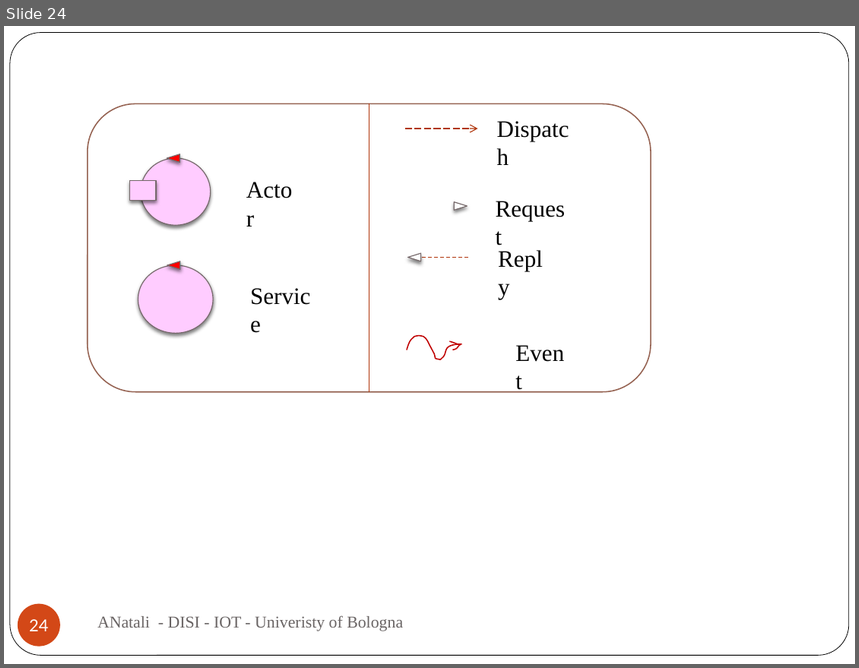
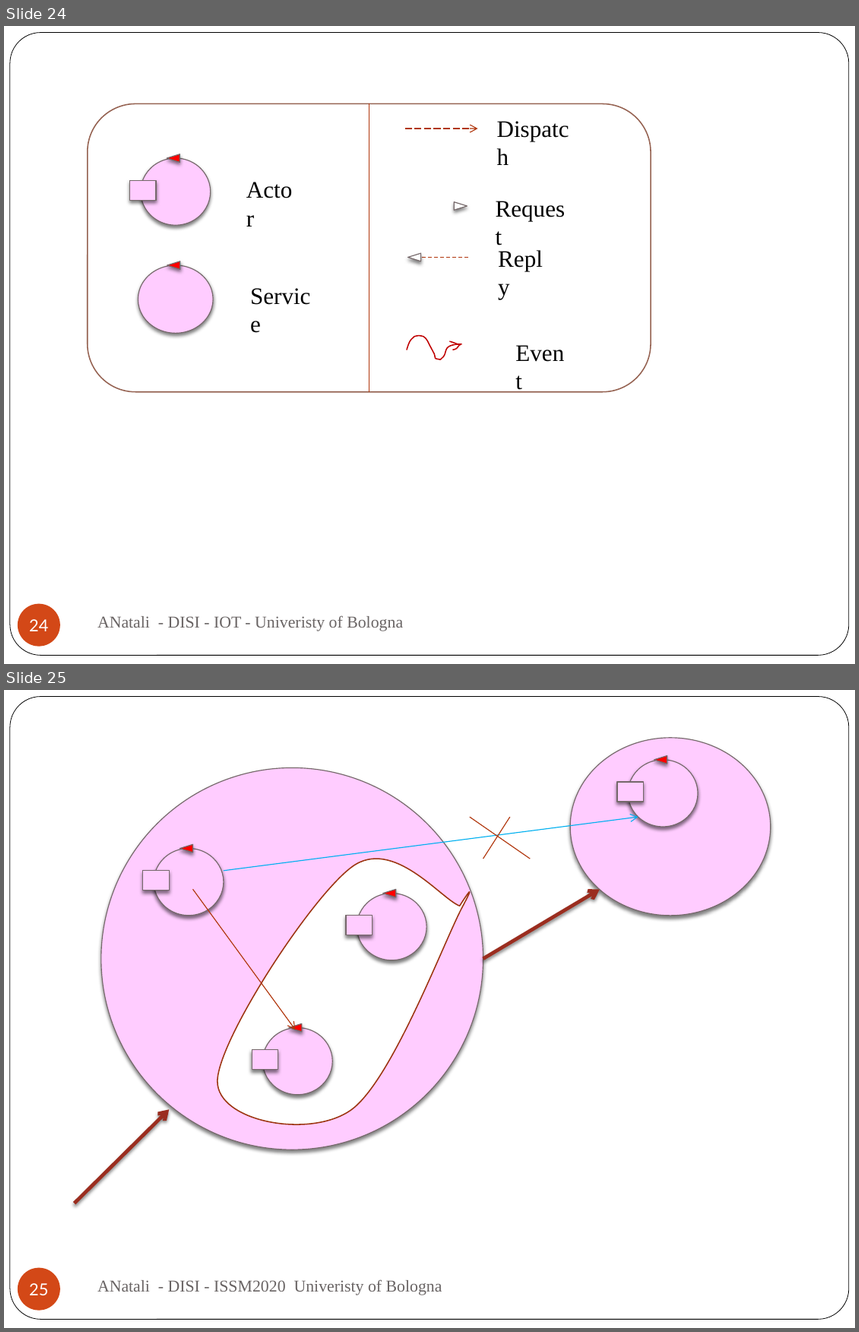
Before and after one commit to anatali/iss2020LabBo, a slide deck: it.unibo.issLabStart/userDocs/ISSM2020.pptx. Shown one above the other, each under a label of ours: slide 24 before the commit, slides 24 and 25 after it. The pictures are 859x668 and 859x1332 pixels, drawn with LibreOffice and Linux fonts; fonts in the diff are those of the drawing; background and template pictures are left out. Boxes give left, top, right and bottom in pixels: in the first picture for what was removed or moved away, otherwise in the second. Text is boxed around its words. In the diff, an @@ line names an element or a change of style, - is before the commit and + after.

```diff
--- a/it.unibo.issLabStart/userDocs/ISSM2020.pptx
+++ b/it.unibo.issLabStart/userDocs/ISSM2020.pptx
@@ slide 25 added at (4, 690, 855, 1328), background #FFFFFF; not listed: 1 template element that a slide beside it also shows @@
@@ ellipse added at (570, 738, 770, 916), fill #FFCCFF, outline #75696A 0.75 pt @@
@@ triangle added at (655, 755, 667, 763), fill #FF0000, outline #75696A 0.75 pt @@
@@ ellipse added at (101, 768, 484, 1151), fill #FFCCFF, outline #75696A 0.75 pt @@
@@ ellipse added at (628, 760, 698, 827), fill #FFCCFF, outline #75696A 0.75 pt @@
@@ rectangle added at (617, 782, 643, 802), fill #FFCCFF, outline #75696A 0.75 pt @@
@@ arrow added from (224, 870) to (638, 817), #00B0F0 0.75 pt @@
@@ line added from (470, 817) to (530, 859), #B1360B 0.75 pt @@
@@ line added from (509, 817) to (484, 859), #B1360B 0.75 pt @@
@@ ellipse added at (154, 848, 224, 916), fill #FFCCFF, outline #75696A 0.75 pt @@
@@ triangle added at (180, 845, 193, 853), fill #FF0000, outline #75696A 0.75 pt @@
@@ rectangle added at (143, 870, 169, 890), fill #FFCCFF, outline #75696A 0.75 pt @@
@@ freeform shape added at (218, 859, 470, 1125), fill #FFFFFF, outline #9C3511 1 pt @@
@@ arrow added from (193, 889) to (295, 1030), #B1360B 0.75 pt @@
@@ ellipse added at (357, 894, 427, 961), fill #FFCCFF, outline #75696A 0.75 pt @@
@@ triangle added at (382, 889, 395, 897), fill #FF0000, outline #75696A 0.75 pt @@
@@ arrow added from (484, 959) to (600, 889), #9B2D1F 3 pt @@
@@ rectangle added at (346, 916, 373, 935), fill #FFCCFF, outline #75696A 0.75 pt @@
@@ ellipse added at (262, 1028, 332, 1095), fill #FFCCFF, outline #75696A 0.75 pt @@
@@ triangle added at (289, 1024, 302, 1031), fill #FF0000, outline #75696A 0.75 pt @@
@@ rectangle added at (252, 1050, 278, 1070), fill #FFCCFF, outline #75696A 0.75 pt @@
@@ arrow added from (75, 1203) to (169, 1110), #9B2D1F 3 pt @@
@@ page number added at (18, 1268, 60, 1310), fill #D34817, 14 pt, text #FFFFFF @@
+25
@@ text added at (97, 1280, 443, 1296), 14 pt, text #696464 @@
+ANatali - DISI - ISSM2020 Univeristy of Bologna
```
Also in this commit, not shown: 7 other files.
